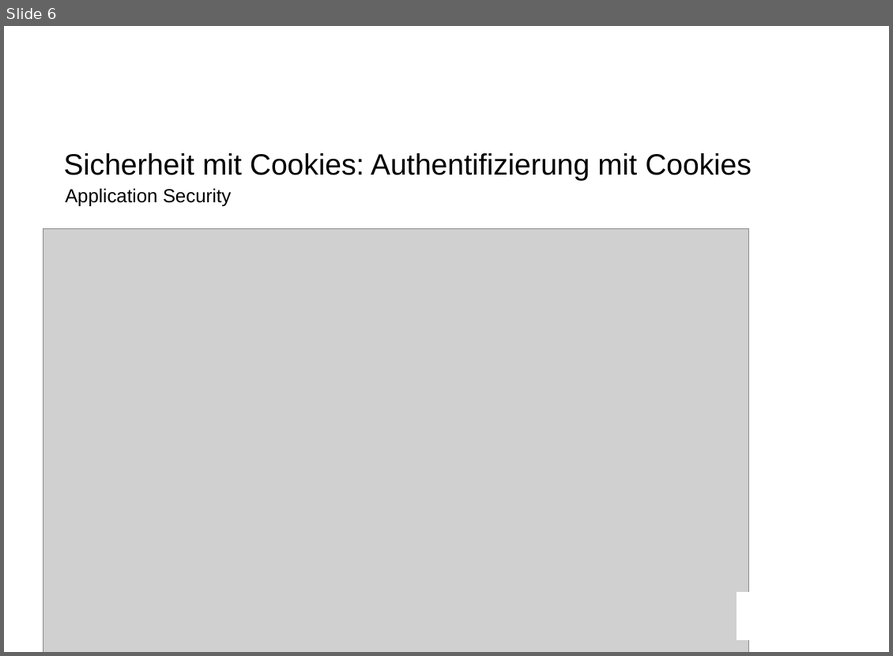
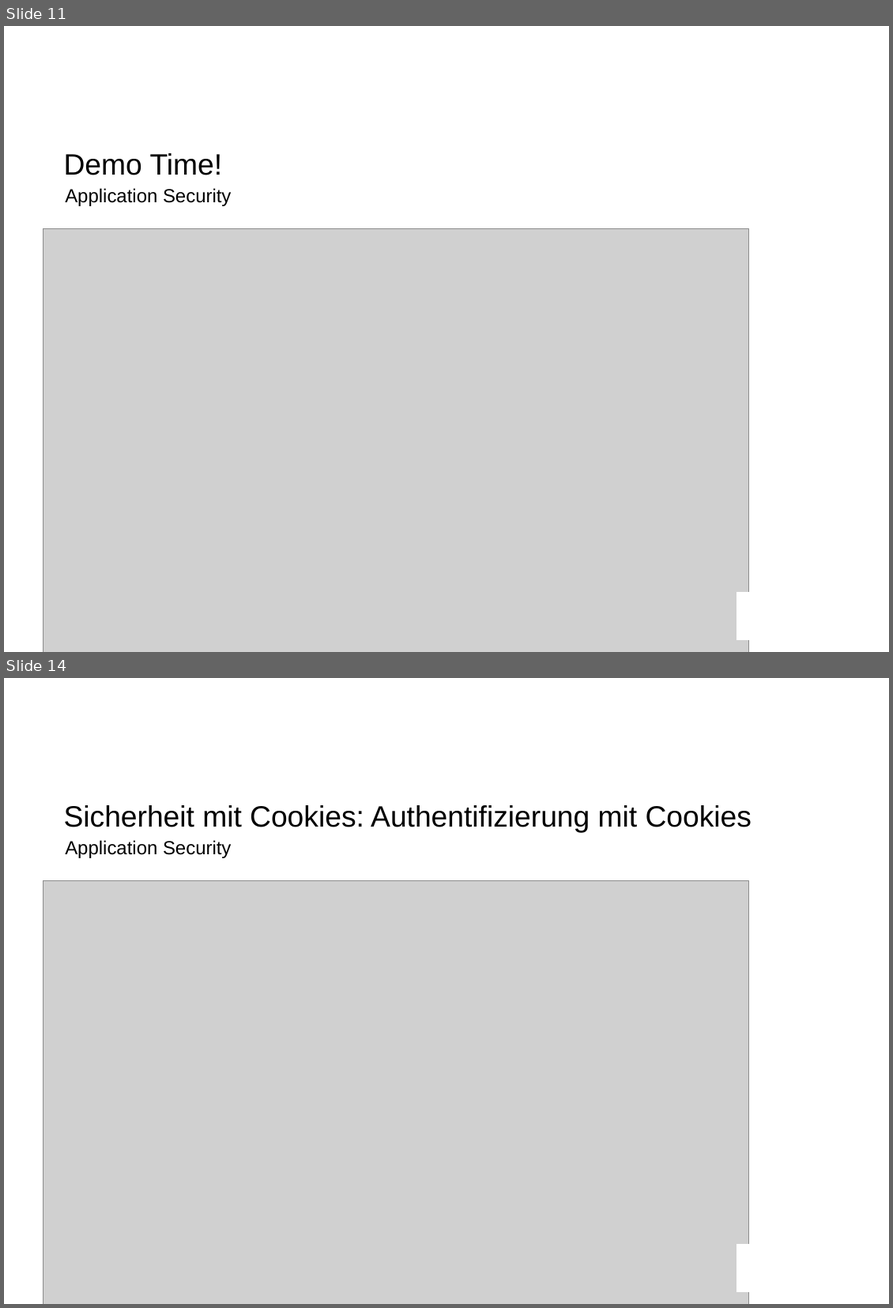
Before and after one commit to mat1/apsicookie, a slide deck: documentation/Cookie.odp. Shown one above the other, each under a label of ours: slide 6 before the commit, slides 11 and 14 after it; the slides between them are not shown. The pictures are 893x656 and 893x1308 pixels, drawn with LibreOffice and Linux fonts; fonts in the diff are those of the drawing; grey boxes stand for pictures; background and template pictures are left out. Boxes give left, top, right and bottom in pixels: in the first picture for what was removed or moved away, otherwise in the second. Text is boxed around its words. In the diff, an @@ line names an element or a change of style, - is before the commit and + after.

```diff
--- a/documentation/Cookie.odp
+++ b/documentation/Cookie.odp
@@ slide 11 added at (x1=4, y1=26, x2=889, y2=652), background #FFFFFF; not listed: 1 template element that a slide beside it also shows @@
@@ text added at (x1=64, y1=153, x2=223, y2=175), 28 pt, text #000000 @@
+Demo Time!
@@ text added at (x1=65, y1=188, x2=231, y2=206), 18 pt, text #000000 @@
+Application Security
@@ picture added at (x1=44, y1=229, x2=749, y2=652) @@
@@ rectangle added at (x1=737, y1=592, x2=851, y2=640), fill #FFFFFF, outline #FFFFFF 0 pt @@
@@ what was slide 6 is now slide 14 @@
```
Also in this commit, not shown: 2 slides changed, 7 other slides added, 1 other file.
